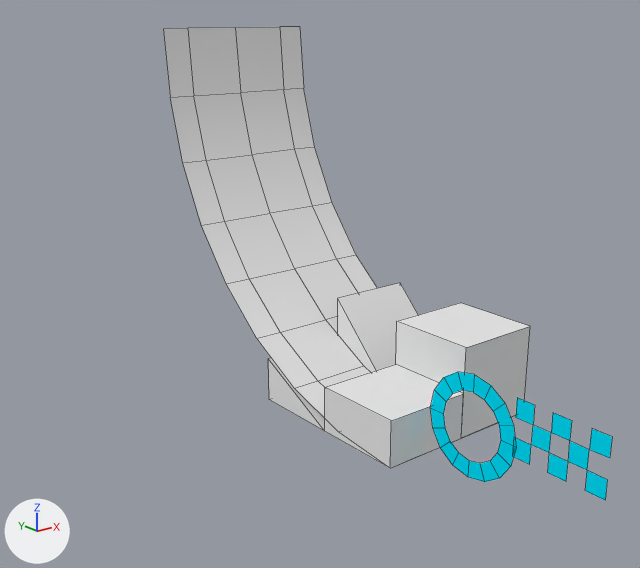
An edit to the Blender file components/blocklib.blend, drawn before and after from the same camera.
One viewpoint serves both versions: a 50 mm lens placed at (-186.0, -194.0, 120.0), pointed at (-19.0, 14.0, 37.0). Arrows for +X, +Y and +Z are at lower left; the lights stay in place. Mesh edges are drawn as thin lines.

Names of what the first picture shows: 'Block_0_32_32_16', 'Block_0_32_32_32', 'Block_1_32_32_16', 'Block_1_32_32_32', 'Block_Checkpoint', 'Block_Ramp_64_128_128', 'Block_Start'.
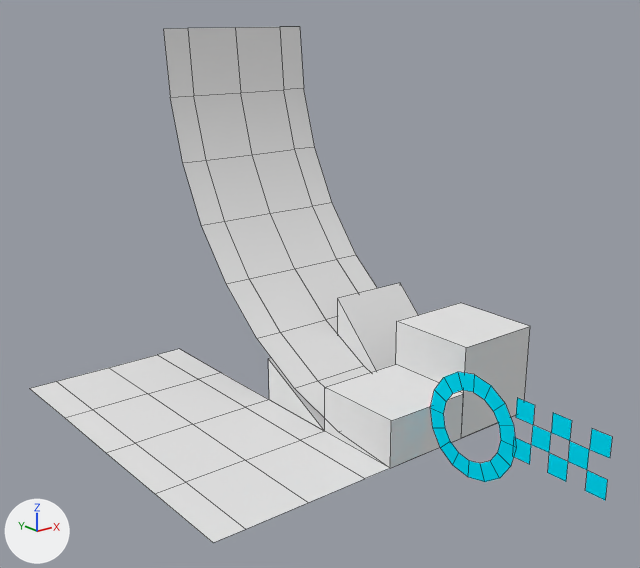
Location of each change, [x1, y1, x2, y2] in pixels of the pictures (640 x 568 px; the box of a moved part takes in the faces that stretch with it):
'Block_Ramp_0_64_128_0', added
    after: [29, 349, 390, 543]
part 1 of me_block_ramp_64_128_128, moved or reshaped
    both: [235, 27, 358, 334]

Edits to the bpy script that builds the scene:
```text
Change me_block_ramp_64_128_128:
    used by ob_block_ramp_64_128_128; location = (0.0, 0.0, 0.0); rotation_euler = (0.0, -1.571, 0.0), in degrees (0, -90, 0)
    remove me_block_ramp_64_128_128.from_pydata(...)  # 54 vertices, 32 faces; spans x -16.0..112.0, y -16.0..112.0, z -48.0..16.0
    add me_block_ramp_64_128_128.from_pydata(...)  # 45 vertices, 32 faces; spans x -16.0..112.0, y -16.0..112.0, z -48.0..16.0
    me_block_ramp_64_128_128 part 1
    9 vertices are removed from x -16.0..112.0, y -16.0..112.0, z -16.0
    8 faces are deleted
    8 new faces join them
Add me_block_ramp_0_64_128_0:
    me_block_ramp_0_64_128_0.from_pydata(...)  # 25 vertices, 16 faces; spans x -16.0..48.0, y -16.0..112.0, z -16.0
    me_block_ramp_0_64_128_0.polygons.foreach_set('use_smooth', [True] * 16)
    me_block_ramp_0_64_128_0.materials.append(mat_ramp)  # its picture is missing
Add ob_block_ramp_0_64_128_0:
    ob_block_ramp_0_64_128_0 = bpy.data.objects.new('Block_Ramp_0_64_128_0', me_block_ramp_0_64_128_0)
    ob_block_ramp_0_64_128_0.location = (-64.0, 0.0, 0.0)
```
